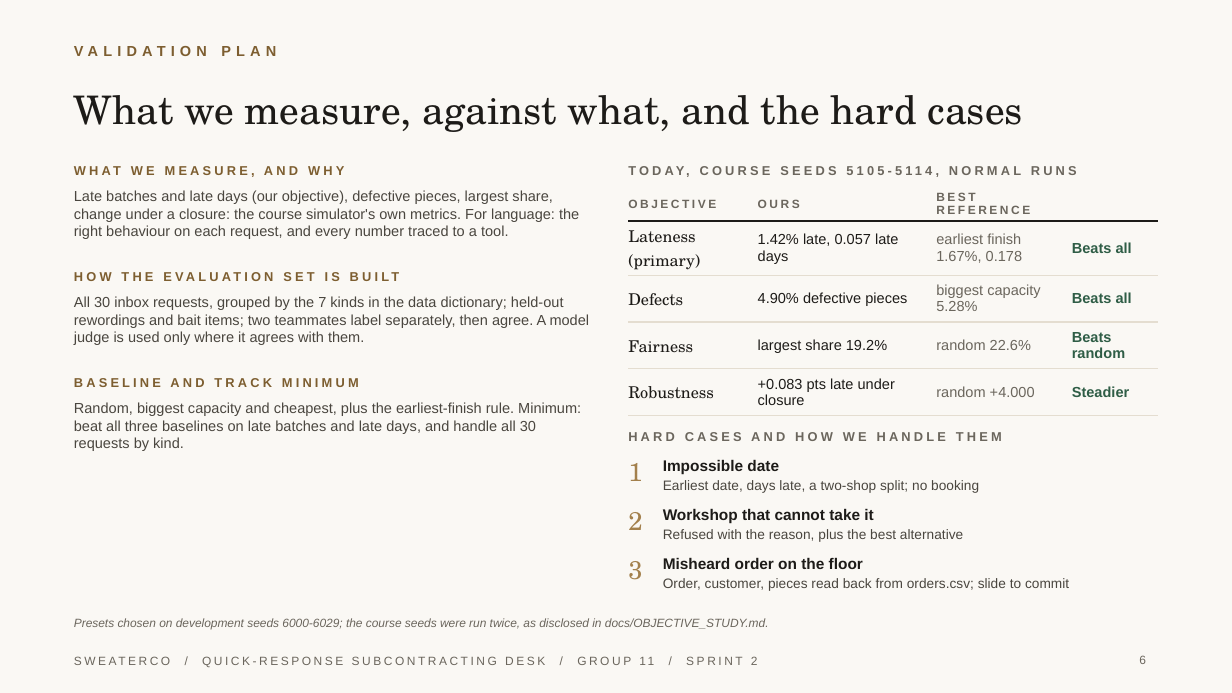
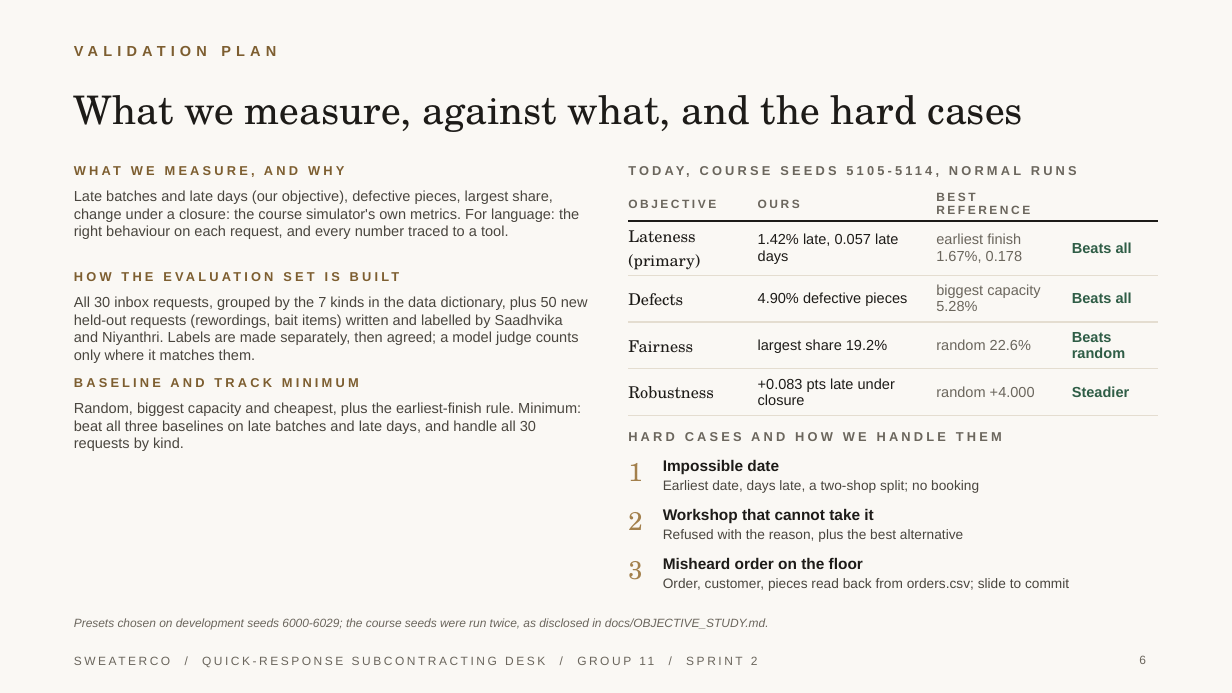
Before and after one commit to JoshuaGloor/dss5105-capstone-project, a slide deck: slide 6 of docs/slides/Presentation_Group11_Sprint2.pptx. Drawn at 1232x693 pixels with LibreOffice and Linux fonts; fonts in the diff are those of the drawing. Boxes give left, top, right and bottom in pixels: in the first picture for what was removed or moved away, otherwise in the second. Text is boxed around its words. In the diff, an @@ line names an element or a change of style, - is before the commit and + after.

```diff
--- a/docs/slides/Presentation_Group11_Sprint2.pptx
+++ b/docs/slides/Presentation_Group11_Sprint2.pptx
@@ text at [74, 296, 588, 363]: text changed @@
-All 30 inbox requests, grouped by the 7 kinds in the data dictionary; held-out rewordings and bait items; two teammates label separately, then agree. A model judge is used only where it agrees with them.
+All 30 inbox requests, grouped by the 7 kinds in the data dictionary, plus 50 new held-out requests (rewordings, bait items) written and labelled by Saadhvika and Niyanthri. Labels are made separately, then agreed; a model judge counts only where it matches them.
```
Also in this commit, not shown: 2 other slides changed, 3 other files.
